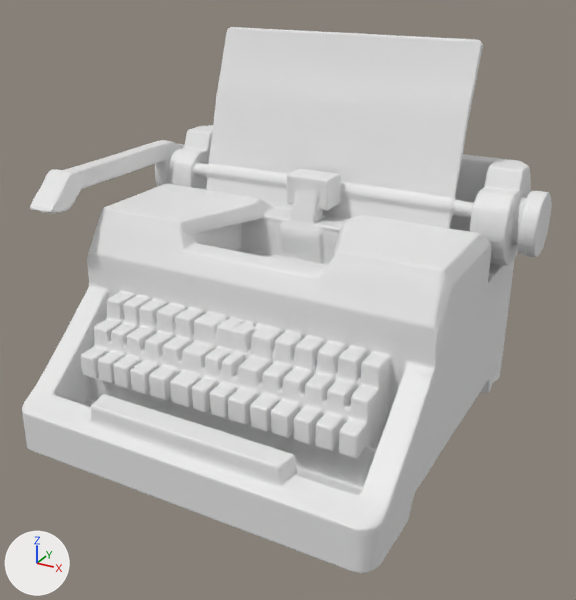
An edit to the FBX model Assets/_Game/Models/2_Hallway/TypeWriter.fbx, drawn before and after from the same camera.
Both versions are drawn from a 50 mm lens placed at (1.58, -2.79, 1.96), pointed at (0.07, -0.05, 0.58). The axes (+X, +Y, +Z) are drawn at lower left. The lights are the same throughout. Where no turn or scale is listed for an object, it has been applied to the vertices.

The first picture shows 'd2c5fee6-50bf-44ce-87b4-101c82316fbf'.
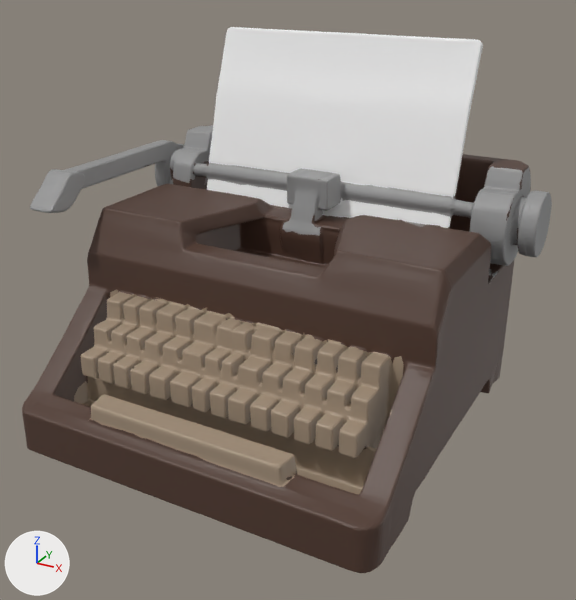
Changed parts and their boxes (x1, y1, x2, y2) in the pictures (576 x 600 px):
```json
{"part": 1, "of": "me_d2c5fee6_50bf_44ce_87b4_101c82316fbf", "change": "recoloured", "before": [22, 125, 531, 573], "after": [22, 125, 531, 573], "on screen": "white to brown"}
{"part": 2, "of": "me_d2c5fee6_50bf_44ce_87b4_101c82316fbf", "change": "recoloured", "before": [74, 289, 404, 494], "after": [74, 289, 404, 494], "on screen": "white to brown"}
{"part": 3, "of": "me_d2c5fee6_50bf_44ce_87b4_101c82316fbf", "change": "recoloured", "before": [30, 125, 552, 284], "after": [30, 125, 552, 284], "on screen": "white to grey"}
{"part": 4, "of": "me_d2c5fee6_50bf_44ce_87b4_101c82316fbf", "change": "recoloured", "before": [207, 27, 483, 228], "after": [207, 27, 483, 228], "on screen": "white to grey"}
```

Scene script edits in JSON lines:
```json
{"op": "add", "block": "img_metal_01_grey_1_png", "code": ["img_metal_01_grey_1_png = load_image('Metal_01_Grey_1.png', '_unpacked/Metal_01_Grey_1.png', 256, 256, 'sRGB')"]}
{"op": "add", "block": "img_paper_page_01_blank_png", "code": ["img_paper_page_01_blank_png = load_image('Paper_Page_01_Blank.png', '_unpacked/Paper_Page_01_Blank.png', 256, 256, 'sRGB')"]}
{"op": "add", "block": "img_wood_pattern_02_brown_1_png", "code": ["img_wood_pattern_02_brown_1_png = load_image('Wood_Pattern_02_Brown_1.png', '_unpacked/Wood_Pattern_02_Brown_1.png', 256, 256, 'sRGB')"]}
{"op": "add", "block": "img_wood_pattern_02_yellow_1_png", "code": ["img_wood_pattern_02_yellow_1_png = load_image('Wood_Pattern_02_Yellow_1.png', '_unpacked/Wood_Pattern_02_Yellow_1.png', 256, 256, 'sRGB')"]}
{"op": "add", "block": "mat_material_003", "code": ["mat_material_003 = principled_material('Material.003')", "mat_material_003.texture = img_metal_01_grey_1_png"]}
{"op": "add", "block": "mat_material_004", "code": ["mat_material_004 = principled_material('Material.004')", "mat_material_004.texture = img_paper_page_01_blank_png"]}
{"op": "add", "block": "mat_material_001", "code": ["mat_material_001 = principled_material('Material.001')", "mat_material_001.texture = img_wood_pattern_02_brown_1_png"]}
{"op": "add", "block": "mat_material_002", "code": ["mat_material_002 = principled_material('Material.002')", "mat_material_002.texture = img_wood_pattern_02_yellow_1_png"]}
{"block": "me_d2c5fee6_50bf_44ce_87b4_101c82316fbf", "where": "me_d2c5fee6_50bf_44ce_87b4_101c82316fbf.from_pydata(...)  # 19992 vertices, 39949 faces; spans x -1.0..0.97, y -0.81..0.84, z -0.83..0.8"}
{"block": "me_d2c5fee6_50bf_44ce_87b4_101c82316fbf", "where": "# used by ob_d2c5fee6_50bf_44ce_87b4_101c82316fbf; location = (0.0, 0.0, 0.817)"}
{"block": "me_d2c5fee6_50bf_44ce_87b4_101c82316fbf", "change": "me_d2c5fee6_50bf_44ce_87b4_101c82316fbf part 1: 20668 of the faces centred in x -1.0..0.93, y -0.81..0.84, z -0.83..0.29 switch from no material to mat_material_001 (picture img_wood_pattern_02_brown_1_png)"}
{"block": "me_d2c5fee6_50bf_44ce_87b4_101c82316fbf", "change": "me_d2c5fee6_50bf_44ce_87b4_101c82316fbf part 2: 10208 of the faces centred in x -0.73..0.7, y -0.76..0.1, z -0.73..-0.24 switch from no material to mat_material_002 (picture img_wood_pattern_02_yellow_1_png)"}
{"block": "me_d2c5fee6_50bf_44ce_87b4_101c82316fbf", "change": "me_d2c5fee6_50bf_44ce_87b4_101c82316fbf part 3: 6573 of the faces centred in x -1.0..0.97, y -0.43..0.77, z -0.17..0.29 switch from no material to mat_material_003 (picture img_metal_01_grey_1_png)"}
{"block": "me_d2c5fee6_50bf_44ce_87b4_101c82316fbf", "change": "me_d2c5fee6_50bf_44ce_87b4_101c82316fbf part 4: 2497 of the faces centred in x -0.65..0.7, y 0.33..0.68, z 0.02..0.8 switch from no material to mat_material_004 (picture img_paper_page_01_blank_png)"}
```
